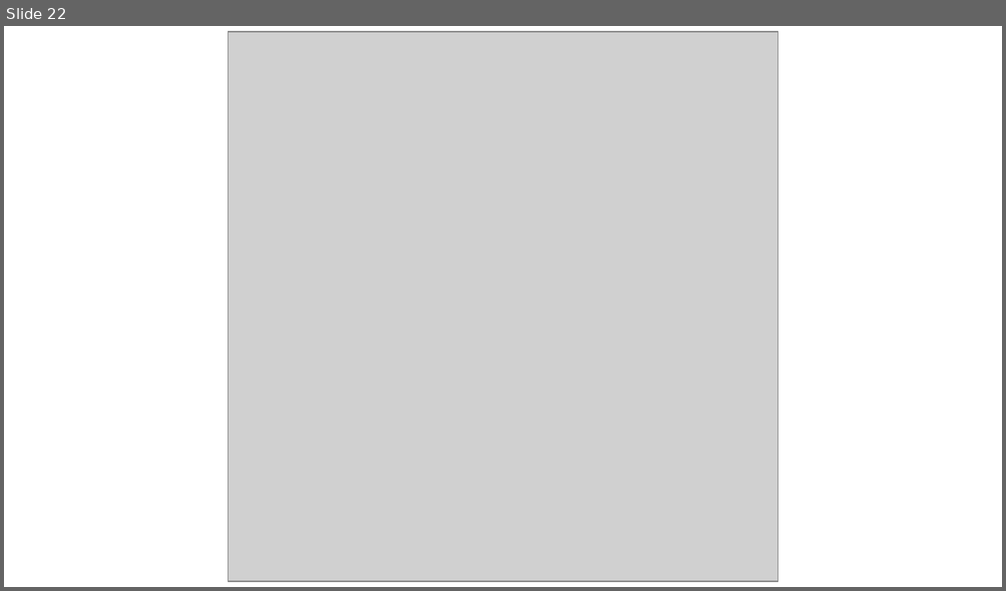
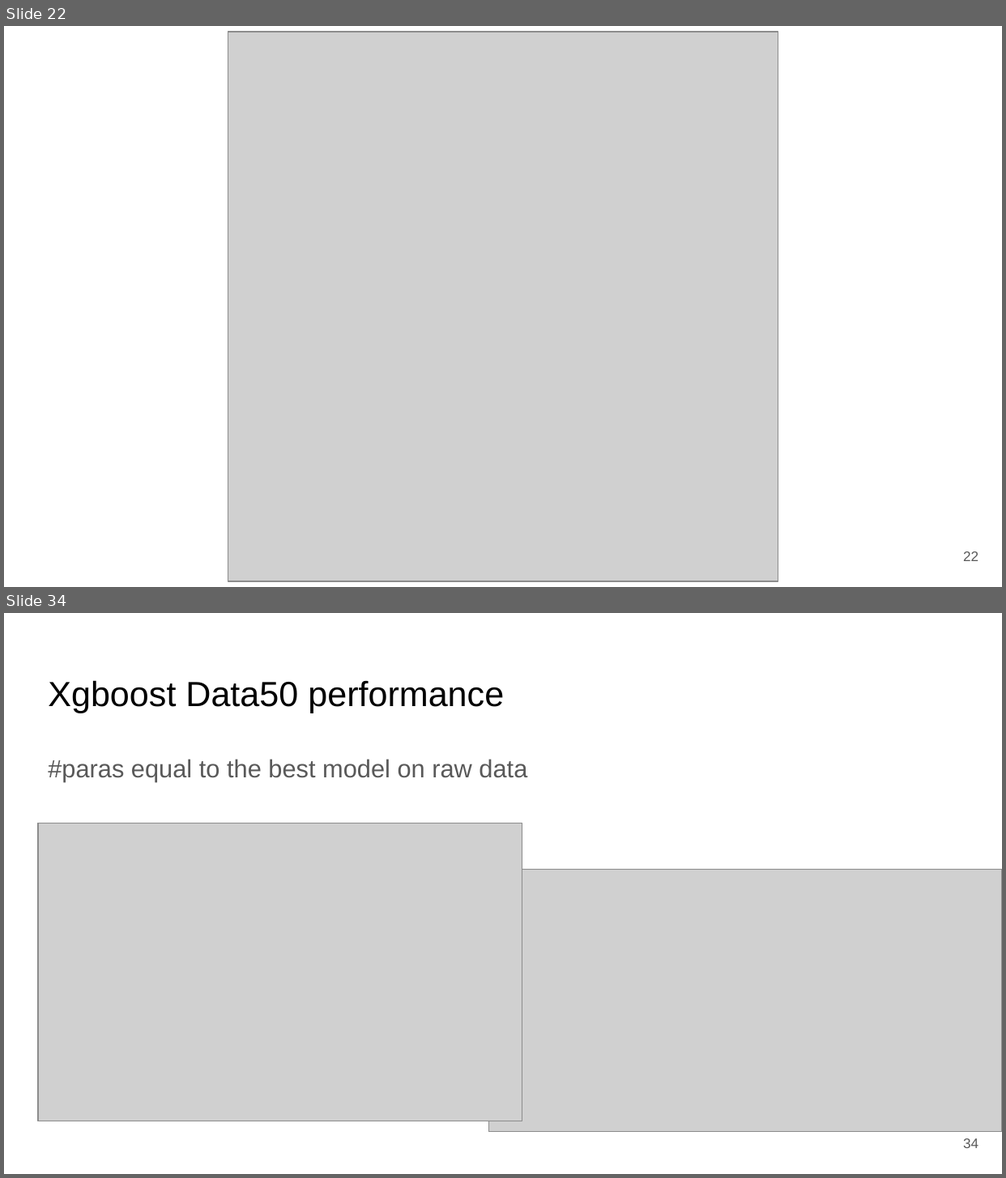
Before and after one commit to 1112-nccu-datascience/final-project-group1, a slide deck: docs/1112_DS-FP_group1.pptx. Shown one above the other, each under a label of ours: slide 22 before the commit, slides 22 and 34 after it; the slides between them are not shown. The pictures are 1006x591 and 1006x1178 pixels, drawn with LibreOffice and Linux fonts; fonts in the diff are those of the drawing; grey boxes stand for pictures. Boxes give left, top, right and bottom in pixels: in the first picture for what was removed or moved away, otherwise in the second. Text is boxed around its words. In the diff, an @@ line names an element or a change of style, - is before the commit and + after.

```diff
--- a/docs/1112_DS-FP_group1.pptx
+++ b/docs/1112_DS-FP_group1.pptx
@@ slide 34 added at [4,613,1002,1174], background #FFFFFF @@
@@ title added at [48,680,504,713], 25.2 pt, text #000000 @@
+Xgboost Data50 performance
@@ text added at [48,759,527,782], 18 pt, text #595959 @@
+#paras equal to the best model on raw data
@@ picture added at [38,824,522,1122] @@
@@ picture added at [489,870,1002,1132] @@
@@ page number added at [963,1139,978,1148], 10 pt, text #595959 @@
+34
@@ slide 22 changed as well @@
@@ page number added at [963,552,978,561], 10 pt, text #595959 @@
+22
```
Also in this commit, not shown: 19 other slides changed, 16 other slides added, 7 slides removed.
